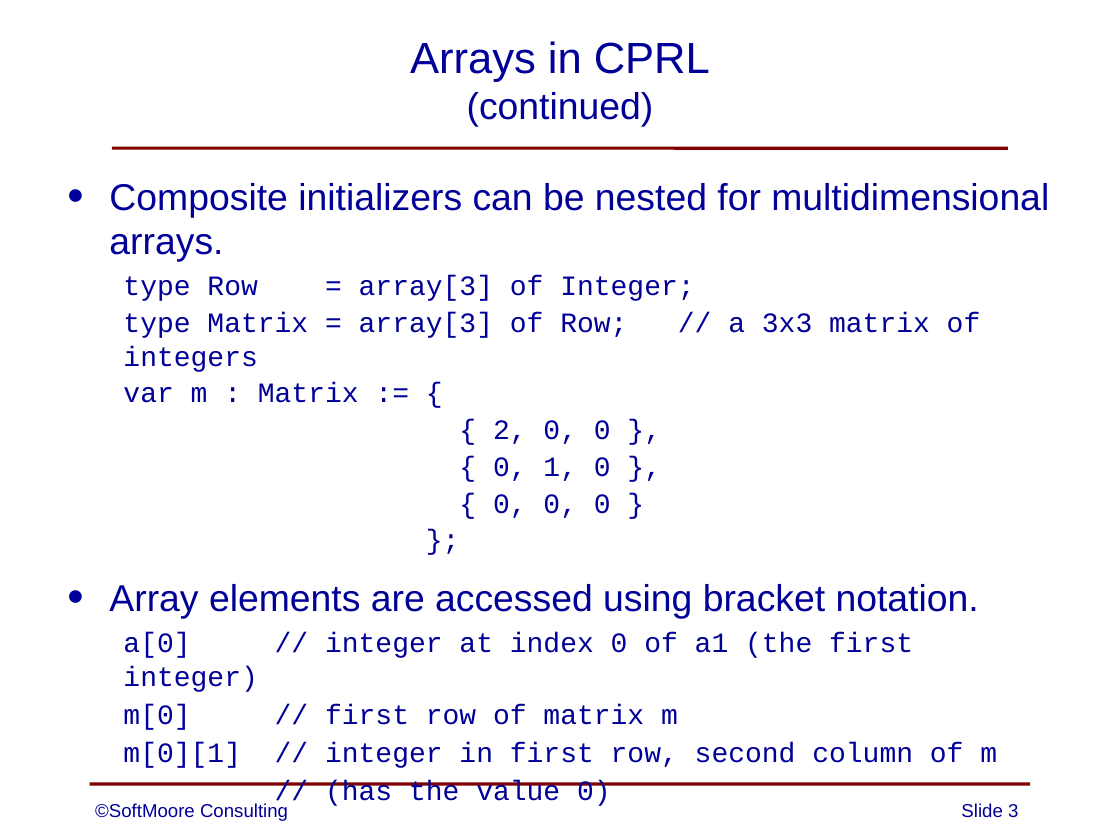
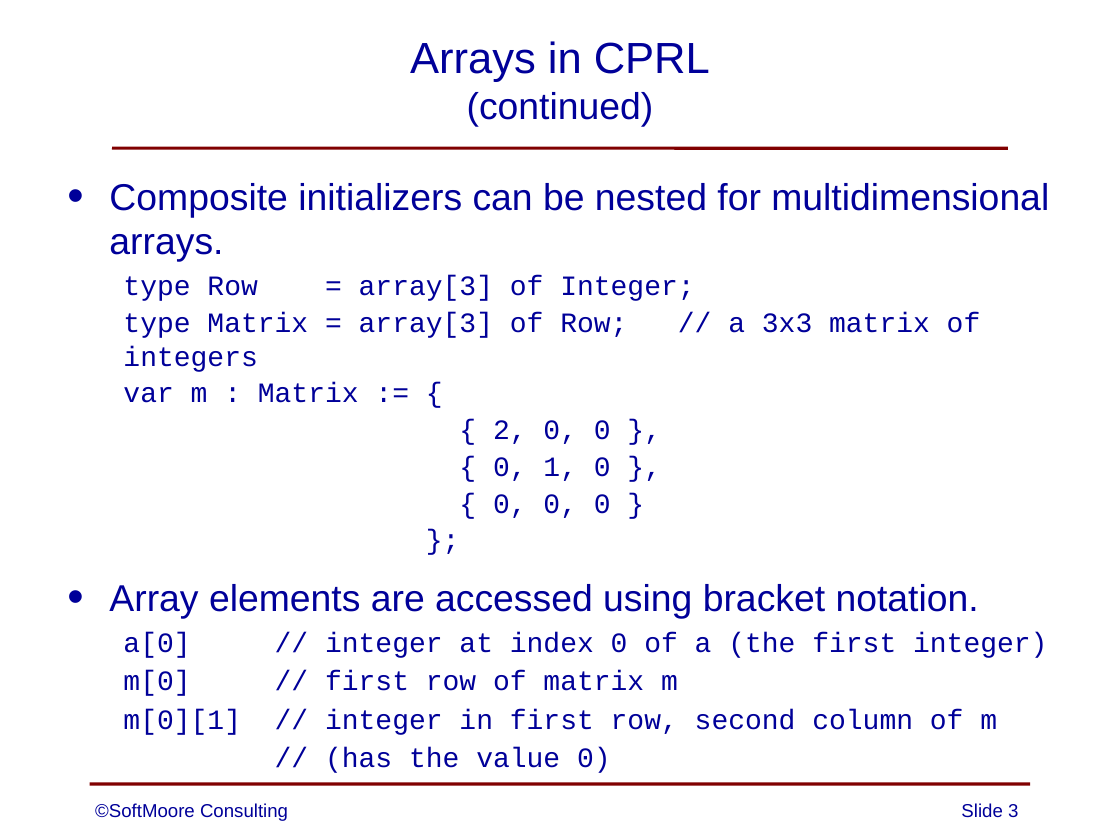
Before and after one commit to SoftMoore/CPRL-Java-4th, a slide deck: slide 3 of PowerPoints/14 - Arrays.pptx. Drawn at 1120x840 pixels with LibreOffice and Linux fonts; fonts in the diff are those of the drawing. Boxes give left, top, right and bottom in pixels: in the first picture for what was removed or moved away, otherwise in the second. Text is boxed around its words. In the diff, an @@ line names an element or a change of style, - is before the commit and + after.

Commit message:
minor correction to one slide

```diff
--- a/PowerPoints/14 - Arrays.pptx
+++ b/PowerPoints/14 - Arrays.pptx
@@ text at (123, 632, 1047, 658): text changed @@
-  a[0] // integer at index 0 of a1 (the first integer)
+  a[0] // integer at index 0 of a (the first integer)
```
